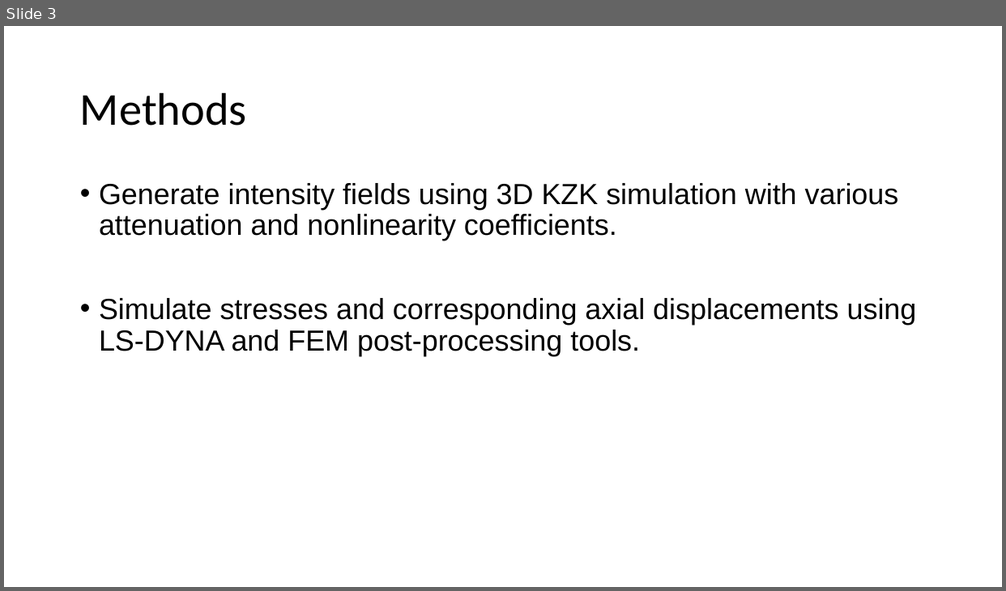
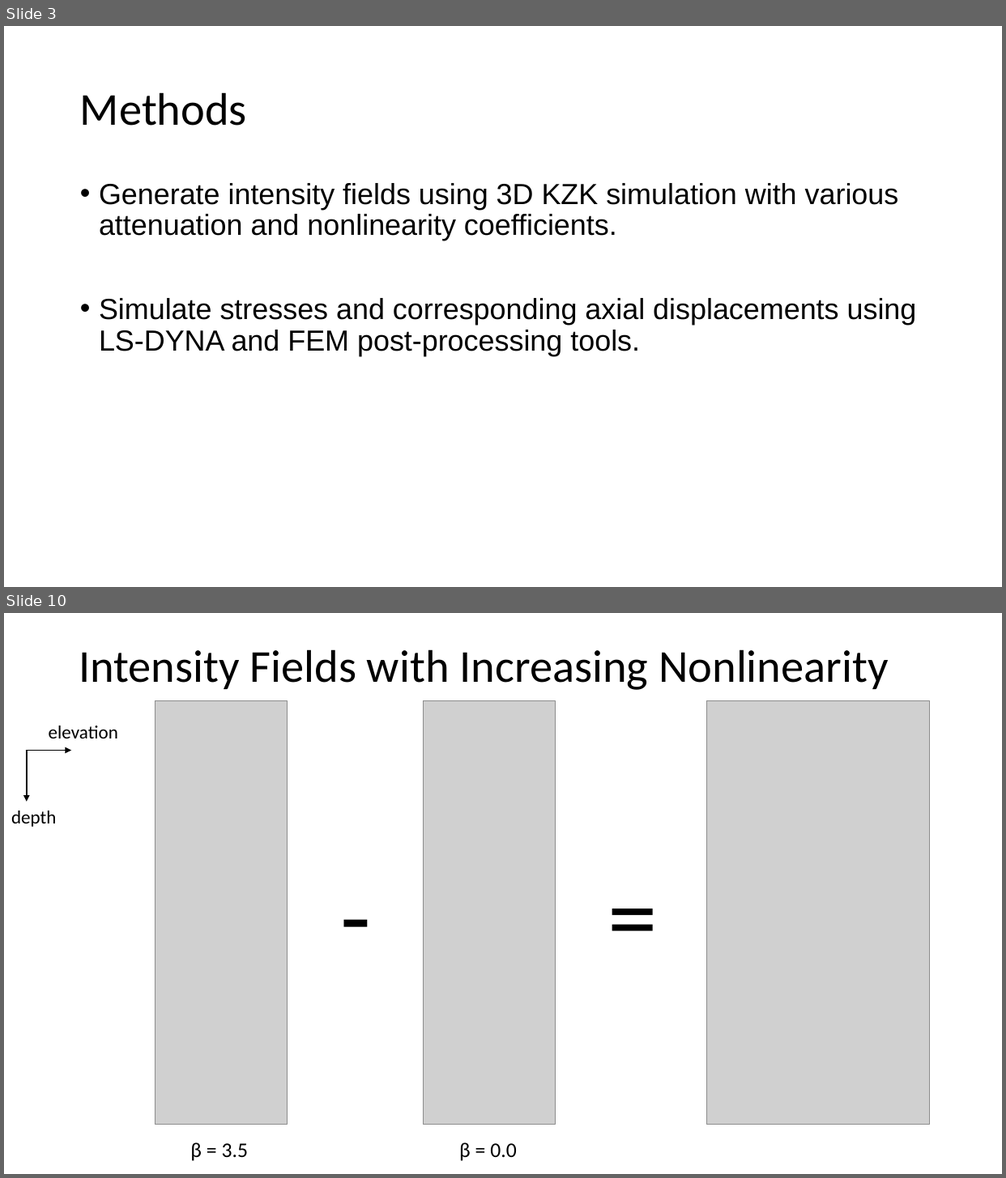
Before and after one commit to ningrui-li/nonlinear_acoustic, a slide deck: presentations/lab_meeting/lab_meeting_2015.04.24_kzk_sws.pptx. Shown one above the other, each under a label of ours: slide 3 before the commit, slides 3 and 10 after it; the slides between them are not shown. The pictures are 1006x591 and 1006x1178 pixels, drawn with LibreOffice and Linux fonts; fonts in the diff are those of the drawing; grey boxes stand for pictures. Boxes give left, top, right and bottom in pixels: in the first picture for what was removed or moved away, otherwise in the second. Text is boxed around its words. In the diff, an @@ line names an element or a change of style, - is before the commit and + after.

```diff
--- a/presentations/lab_meeting/lab_meeting_2015.04.24_kzk_sws.pptx
+++ b/presentations/lab_meeting/lab_meeting_2015.04.24_kzk_sws.pptx
@@ slide 10 added at bbox=[4, 613, 1002, 1174], background #FFFFFF @@
@@ title added at bbox=[79, 649, 888, 690], 44 pt, text #000000 @@
+Intensity Fields with Increasing Nonlinearity
@@ picture added at bbox=[155, 700, 288, 1124] @@
@@ picture added at bbox=[424, 700, 555, 1124] @@
@@ picture added at bbox=[707, 700, 930, 1124] @@
@@ text added at bbox=[49, 726, 118, 739], 18 pt, text #000000 @@
+elevation
@@ arrow added from (26, 750) to (71, 750), #000000 1.5 pt @@
@@ arrow added from (27, 750) to (27, 802), #000000 1.5 pt @@
@@ text added at bbox=[11, 811, 56, 827], 18 pt, text #000000 @@
+depth
@@ text added at bbox=[334, 848, 377, 977], 96 pt, text #000000 @@
+-
@@ text added at bbox=[602, 848, 645, 977], 96 pt, text #000000 @@
+=
@@ text added at bbox=[190, 1143, 249, 1161], 20 pt, text #000000 @@
+β = 3.5
@@ text added at bbox=[459, 1143, 517, 1161], 20 pt, text #000000 @@
+β = 0.0
```
Also in this commit, not shown: 3 slides changed, 4 other slides added, 1 slide removed.
